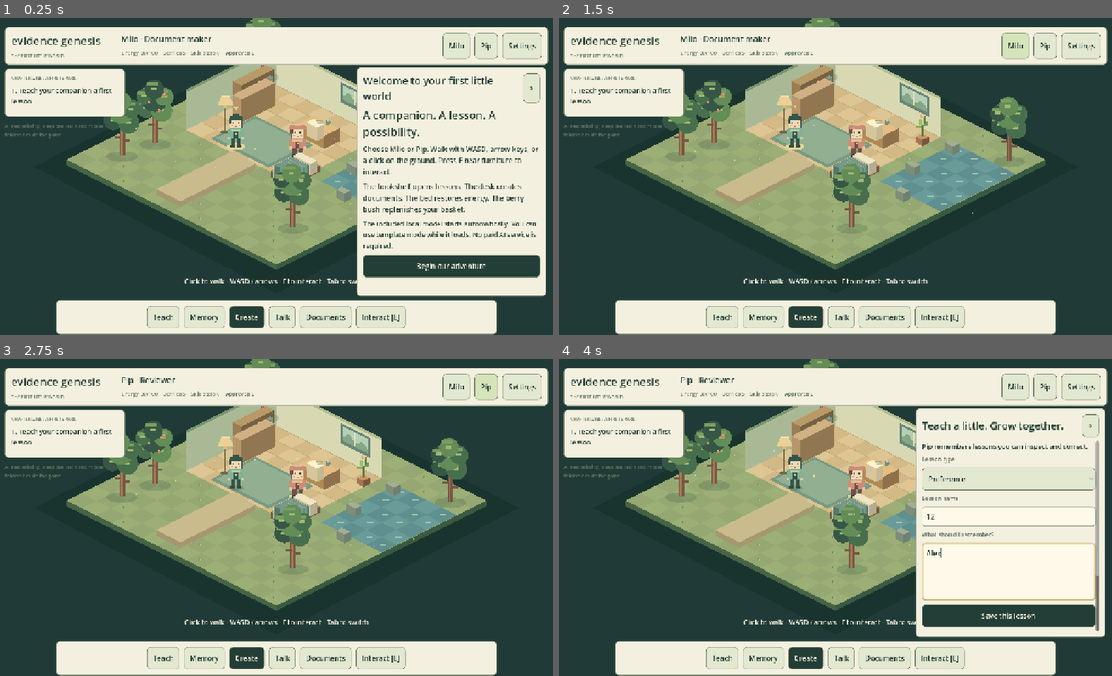
Above: before the commit, frames 1-4 (two rows, left to right).
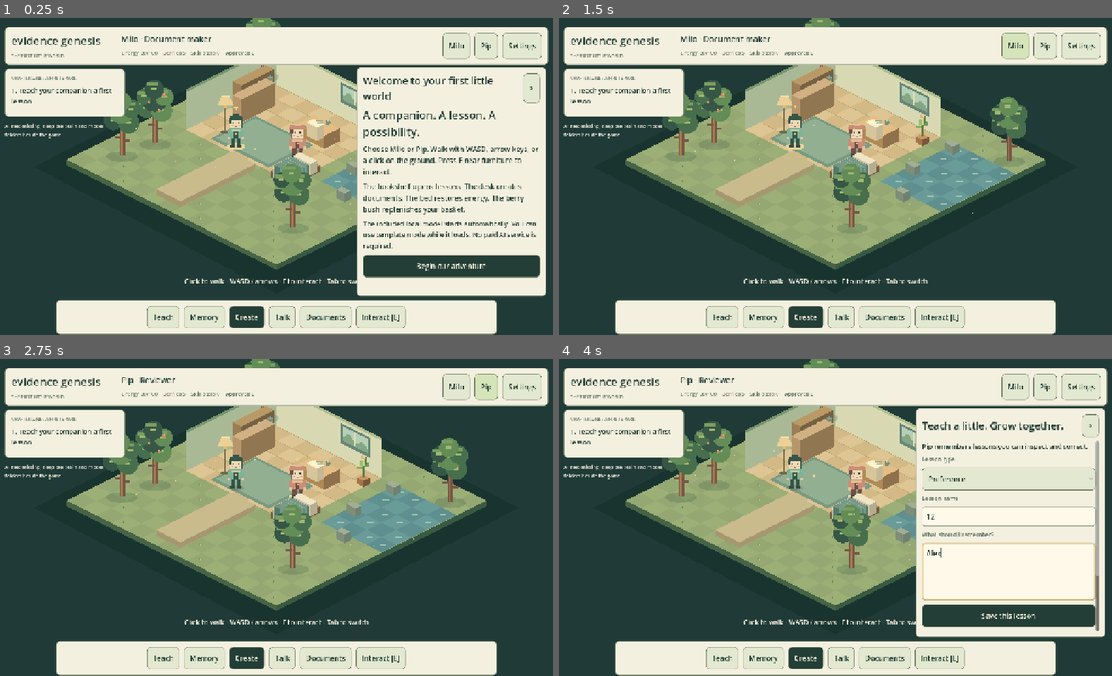
Above: after the commit, the same moments.

Repository: SyedSU/EvidenceGenesis
Game: Godot game, scene res://main.tscn
Two runs of this game, one before a commit and one after it. Both use one fixed random seed, a clock stepped at 60 frames per second and the inputs below.
Inputs (mouse positions are in pixels of both pictures, inside the frame that each line leads up to):
- Up to frame 1 (0.25 s): no input
- Up to frame 2 (1.5 s): click "Begin our adventure" at 0.5 s; click "Milo" at 1.25 s
- Up to frame 3 (2.75 s): click "Pip" at 2 s
- Up to frame 4 (4 s): click "Teach" at 2.75 s; click (1006, 517) at 3.52 s; type "12" at 3.6 s; click (1006, 571) at 3.75 s; type "Alex" at 3.83 s

The runs differ from the first frame. In frame 1, 0.2% of the frame differs, in the area x 0-19%, y 33-38%; in frame 2, 0.2%; in frame 3, 0.2%; in frame 4, 0.2%.

Commit message:
Guide fresh Windows installs through the AI runtime prerequisite

Diff:
--- a/native/scripts/brain.gd
+++ b/native/scripts/brain.gd
@@ -14,6 +14,8 @@
 var request: HTTPRequest
 var attempts=0
 var enabled=true
+var needs_runtime=false
+const SUPPORT_URL="https://aka.ms/vc14/vc_redist.x64.exe"
 
 func _ready():
 	check=HTTPRequest.new();check.timeout=3;add_child(check)
@@ -31,6 +33,11 @@
 	if not OS.get_environment("GENESIS_MODEL_PATH").is_empty():model=OS.get_environment("GENESIS_MODEL_PATH")
 	if not FileAccess.file_exists(executable) or not FileAccess.file_exists(model):
 		status="AI files missing. Keep the brain and model folders beside the game.";status_changed.emit(status);return
+	if OS.get_name()=="Windows":
+		var system=OS.get_environment("SystemRoot").replace("\\","/").path_join("System32")
+		for dependency in ["vcruntime140.dll","vcruntime140_1.dll","msvcp140.dll"]:
+			if not FileAccess.file_exists(system.path_join(dependency)) and not FileAccess.file_exists(executable.get_base_dir().path_join(dependency)):
+				needs_runtime=true;status="AI needs Microsoft runtime support. Open Settings to install it, then restart.";status_changed.emit(status);return
 	var socket=TCPServer.new()
 	for candidate in range(49162,49262):
 		if socket.listen(candidate,"127.0.0.1")==OK:port=candidate;socket.stop();break
--- a/native/scripts/game.gd
+++ b/native/scripts/game.gd
@@ -62,7 +62,7 @@
 	var quest=PanelContainer.new();quest.position=Vector2(24,115);quest.custom_minimum_size=Vector2(272,110);ui.add_child(quest)
 	var qbox=VBoxContainer.new();quest.add_child(qbox);qbox.add_child(GenesisUI.label("CHAPTER ONE / A FIRST SPARK",10,GenesisUI.MUTED))
 	hud_quest=GenesisUI.label("",15);qbox.add_child(hud_quest)
-	hud_ai=GenesisUI.label("",11,GenesisUI.MUTED);hud_ai.custom_minimum_size.x=260;hud_ai.position=Vector2(24,238);ui.add_child(hud_ai)
+	hud_ai=GenesisUI.label("",11,GenesisUI.PAPER);hud_ai.custom_minimum_size.x=260;hud_ai.position=Vector2(24,238);ui.add_child(hud_ai)
 	message=GenesisUI.label("Click to walk · WASD / arrows · E to interact · Tab to switch",15,GenesisUI.PAPER)
 	message.position=Vector2(280,586);message.size=Vector2(720,42);message.horizontal_alignment=HORIZONTAL_ALIGNMENT_CENTER;ui.add_child(message)
 	var dock=PanelContainer.new();dock.position=Vector2(140,640);dock.size=Vector2(1000,60);ui.add_child(dock)
--- a/native/scripts/panels.gd
+++ b/native/scripts/panels.gd
@@ -47,6 +47,9 @@
 		game.state.save()))
 	box.add_child(GenesisUI.button("Fullscreen / window",func():DisplayServer.window_set_mode(DisplayServer.WINDOW_MODE_WINDOWED if DisplayServer.window_get_mode()==DisplayServer.WINDOW_MODE_FULLSCREEN else DisplayServer.WINDOW_MODE_FULLSCREEN)))
 	box.add_child(GenesisUI.label(game.brain.status,13,GenesisUI.MUTED))
+	if game.brain.needs_runtime:
+		box.add_child(GenesisUI.label("Install the official Microsoft x64 runtime once, then restart this game. The setup download needs internet. Your companions and template mode work while AI is unavailable.",14))
+		box.add_child(GenesisUI.button("Download Microsoft AI support",func():OS.shell_open(GenesisBrain.SUPPORT_URL),true))
 	box.add_child(GenesisUI.button("Download save backup",func():game.choose_export("backup")))
 	box.add_child(GenesisUI.button("Restore a backup",func():game.choose_export("restore")))
 	box.add_child(GenesisUI.button("Open save folder",func():OS.shell_open(ProjectSettings.globalize_path("user://"))))
Not shown, changed: native/PLAYER_README.txt
Not shown, changed: .github/workflows/native-game.yml
Not shown, changed: README.md
